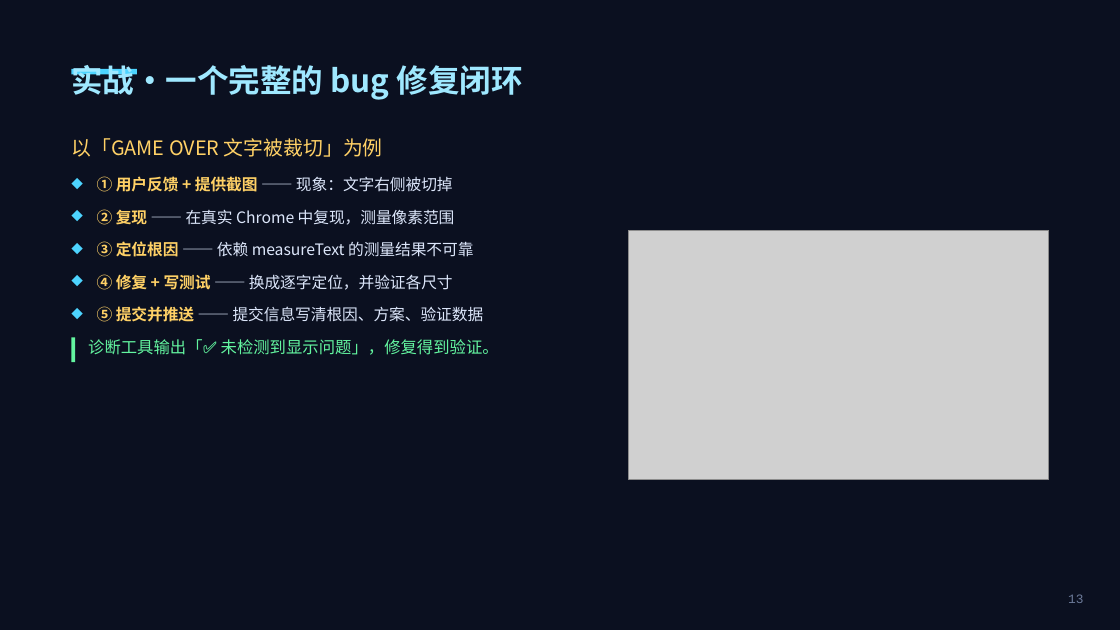
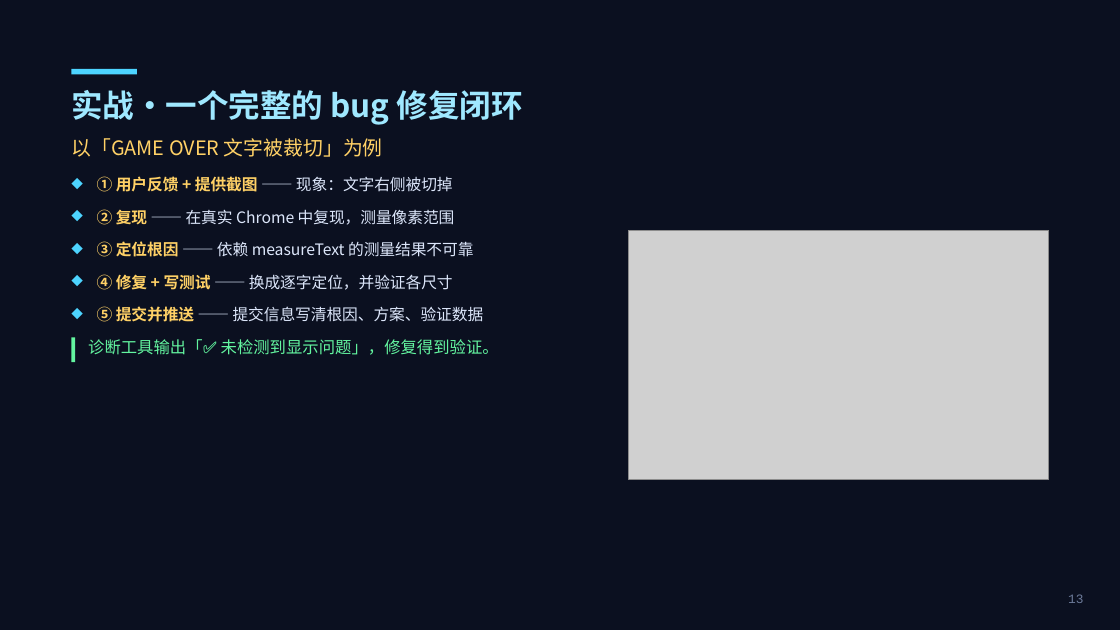
Before and after one commit to rrafiya/git_course, a slide deck: slide 13 of ppt/Git与GitHub从入门到实战.pptx. Drawn at 1120x630 pixels with LibreOffice and Linux fonts; fonts in the diff are those of the drawing; grey boxes stand for pictures. Boxes give left, top, right and bottom in pixels: in the first picture for what was removed or moved away, otherwise in the second. Text is boxed around its words. In the diff, an @@ line names an element or a change of style, - is before the commit and + after.

```diff
--- a/ppt/Git与GitHub从入门到实战.pptx
+++ b/ppt/Git与GitHub从入门到实战.pptx
@@ text "实战·一个完整的 bug 修复闭环": place and size @@
-text "实战·一个完整的 bug 修复闭环" at box(71, 65, 523, 100)
+text "实战·一个完整的 bug 修复闭环" at box(71, 90, 523, 125)
```
Also in this commit, not shown: 20 other slides changed, 5 other files.
